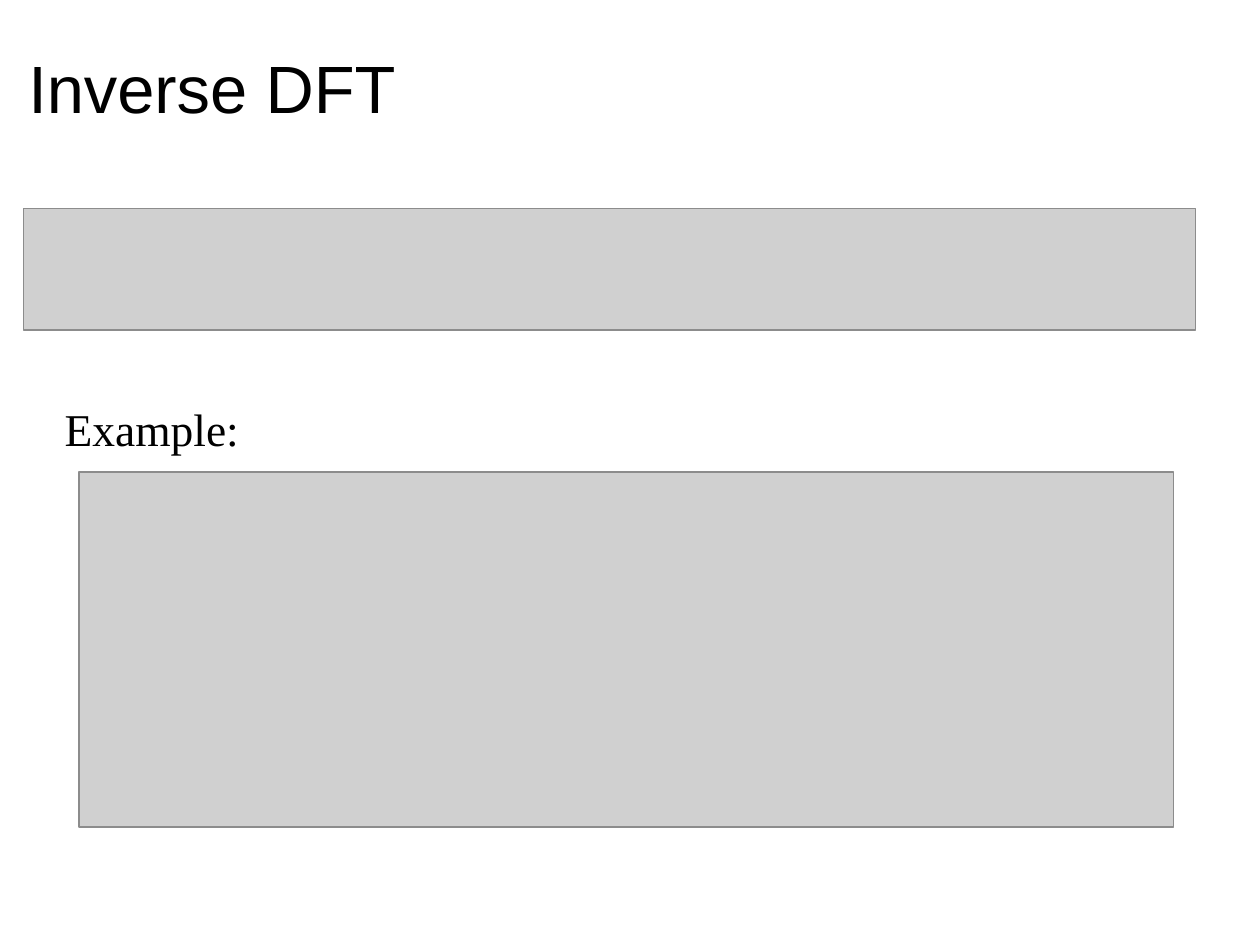
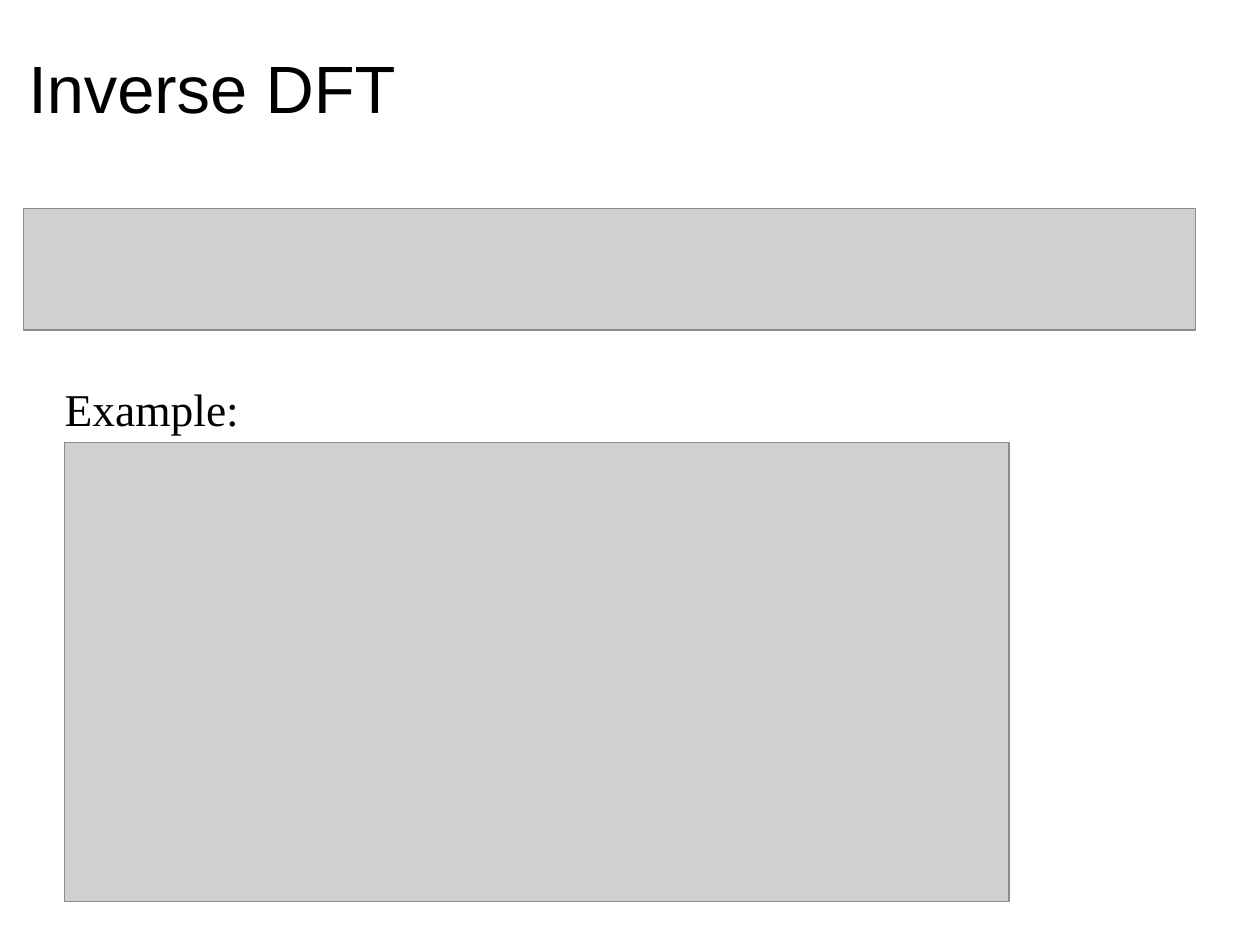
Before and after one commit to hoinx/sms-tools, a slide deck: slide 11 of lectures/2-DFT/2T2-DFT-2.odp. Drawn at 1260x945 pixels with LibreOffice and Linux fonts; fonts in the diff are those of the drawing; grey boxes stand for pictures. Boxes give left, top, right and bottom in pixels: in the first picture for what was removed or moved away, otherwise in the second. Text is boxed around its words. In the diff, an @@ line names an element or a change of style, - is before the commit and + after.

Commit message:
fixed error in slide

```diff
--- a/lectures/2-DFT/2T2-DFT-2.odp
+++ b/lectures/2-DFT/2T2-DFT-2.odp
@@ text "Example:": place and size @@
-text "Example:" at <box>65,414,239,454</box>
+text "Example:" at <box>65,394,239,435</box>
@@ picture: place and size @@
-picture at <box>79,472,1174,828</box>
+picture at <box>64,442,1009,902</box>
```
Also in this commit, not shown: 3 other files.
